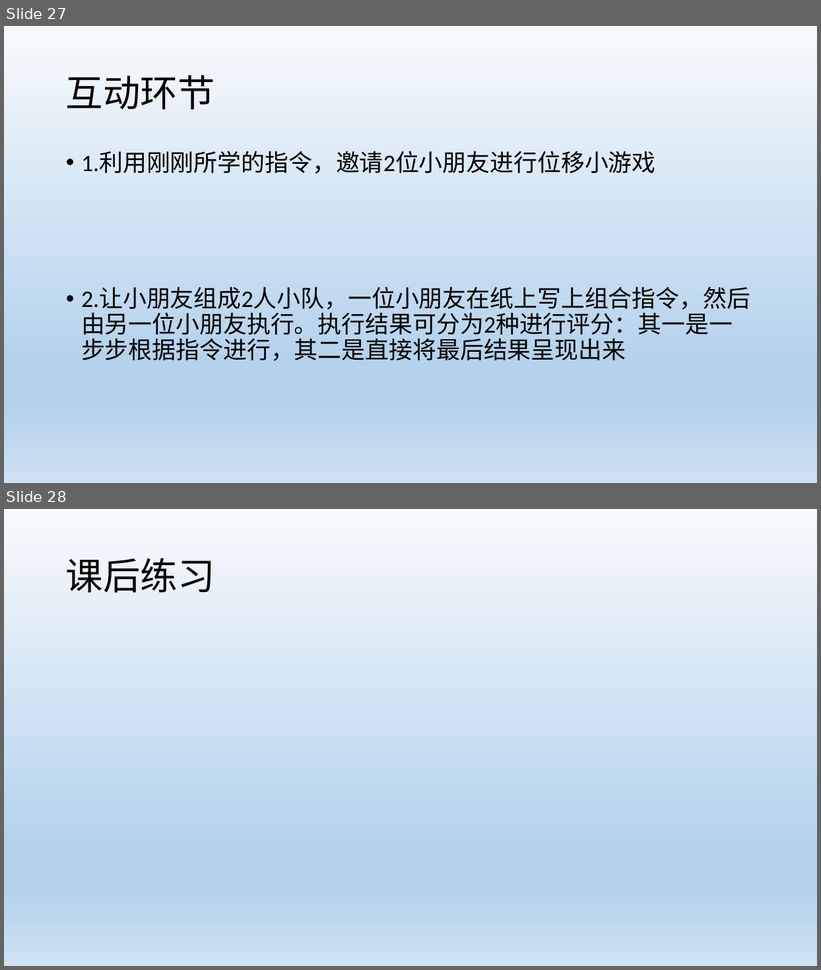
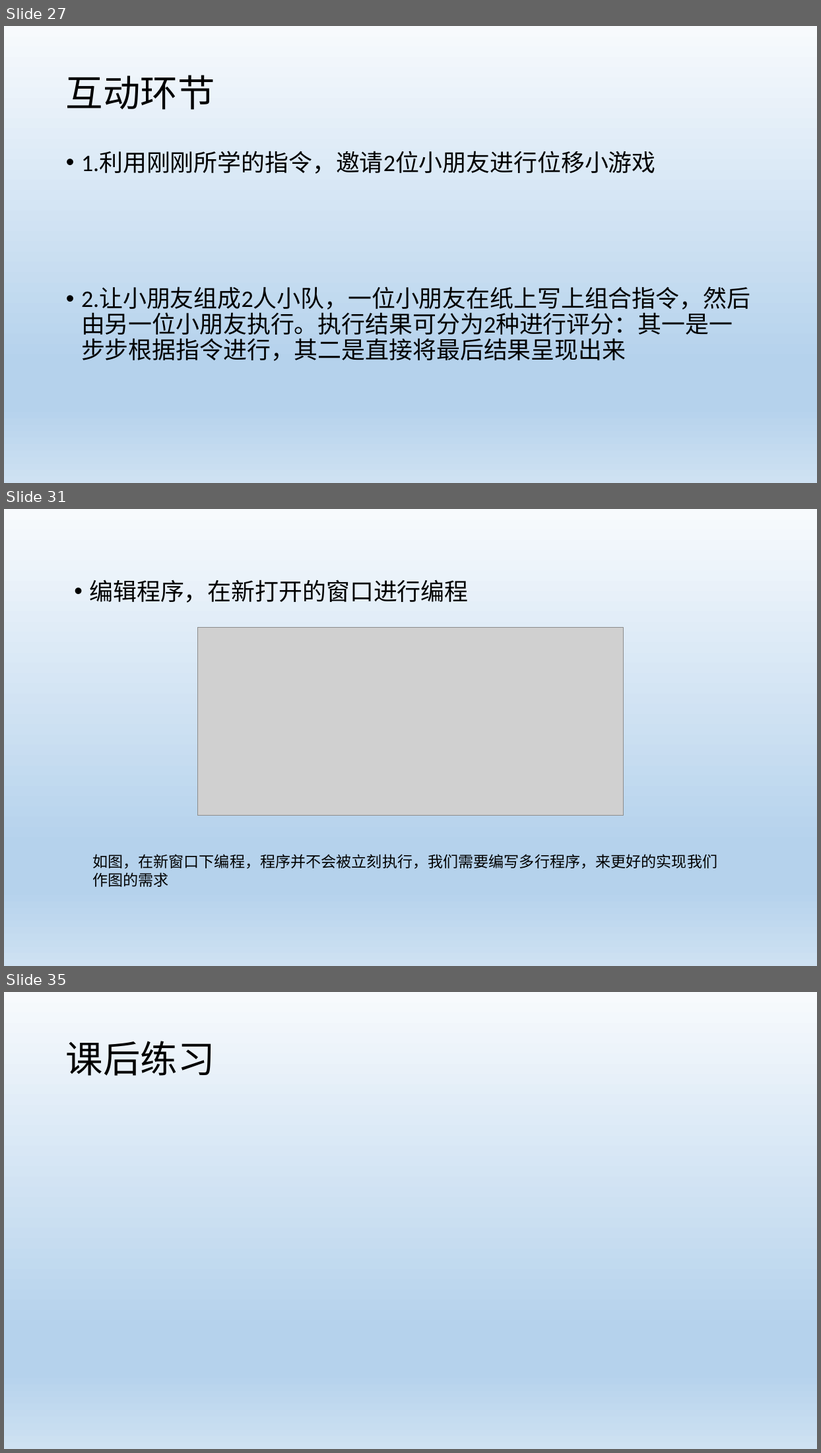
Before and after one commit to HKingdoom/learngit, a slide deck: Python01.pptx. Shown one above the other, each under a label of ours: slides 27 and 28 before the commit, slides 27, 31 and 35 after it; the slides between them are not shown. The pictures are 821x970 and 821x1453 pixels, drawn with LibreOffice and Linux fonts; fonts in the diff are those of the drawing; grey boxes stand for pictures. Boxes give left, top, right and bottom in pixels: in the first picture for what was removed or moved away, otherwise in the second. Text is boxed around its words. In the diff, an @@ line names an element or a change of style, - is before the commit and + after.

```diff
--- a/Python01.pptx
+++ b/Python01.pptx
@@ slide 31 added at <box>4,509,817,966</box>, background gradient #F7FAFD to #B5D2EC to #CEE1F2 @@
@@ text added at <box>89,580,468,603</box>, 28 pt, text #000000 @@
+• 编辑程序，在新打开的窗口进行编程
@@ picture added at <box>197,628,624,816</box> @@
@@ text added at <box>92,854,717,887</box>, 18 pt, text #000000 @@
+如图，在新窗口下编程，程序并不会被立刻执行，我们需要编写多行程序，来更好的实现我们作图的需求
@@ what was slide 28 is now slide 35 @@
```
Also in this commit, not shown: 6 other slides added, 6 slides removed.
